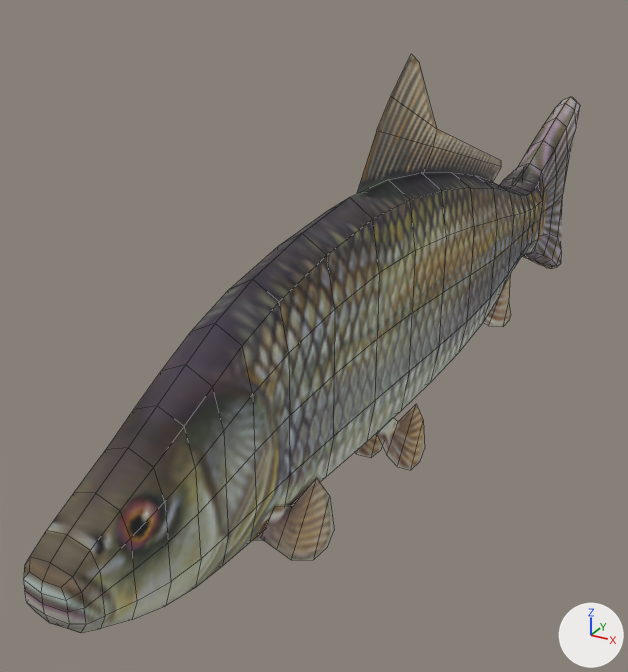
Renders of the FBX model OBJ/fish.fbx from each side of a commit.
Rendered twice from a 50 mm lens placed at (-1.12, -4.75, 2.55), pointed at (-3.05, -1.24, 0.79). The lights are fixed; the arrows at lower right show +X, +Y and +Z. Mesh edges are drawn as thin lines. Where no turn or scale is listed for an object, it has been applied to the vertices.

Names of what the first picture shows: 'fish'.
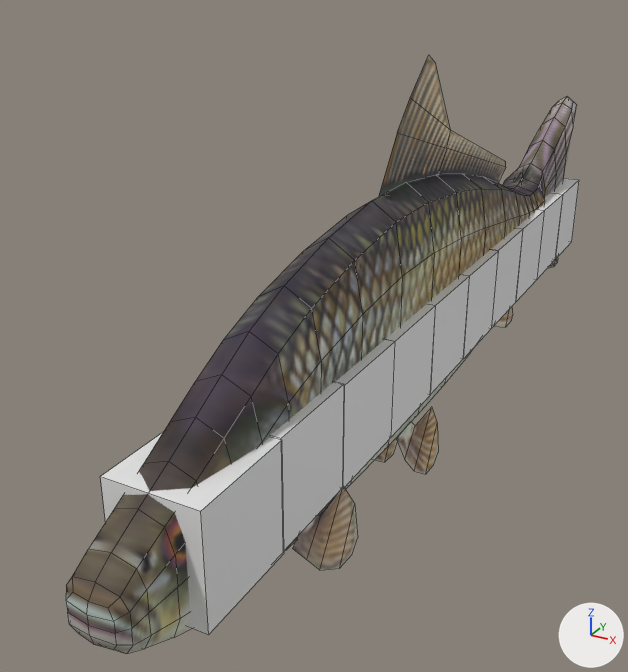
Where the newer file only moved an object's origin or applied its transform, the numbers keep the older frame.

Where the change shows, as pixel boxes [x1, y1, x2, y2] in the pictures (628 x 672 px):
'fish', mesh turned: before [23, 56, 580, 633]; after [66, 57, 577, 653]
'CubeA', added: after [100, 432, 284, 635]
'CubeB', added: after [270, 381, 344, 551]
'CubeC', added: after [336, 339, 395, 489]
'CubeD', added: after [386, 304, 436, 437]
'CubeE', added: after [427, 274, 470, 395]
'CubeF', added: after [462, 249, 499, 358]
'CubeG', added: after [492, 228, 523, 327]
'CubeH', added: after [516, 209, 545, 302]
'CubeI', added: after [537, 193, 563, 279]
'CubeJ', added: after [526, 178, 579, 258]

The change, as a list of edits to the scene's bpy script:
```text
Change me_cube:
    where me_cube.from_pydata(...)  # 373 vertices, 336 faces; spans x -0.13..0.3, y -0.25..4.81, z -0.77..1.32
    used by ob_fish; location = (-2.755, -3.133, 0.834)
    me_cube part 1: the whole mesh is turned 2.3 degrees about the z axis through its middle, then moved by (0.07, 0.0, 0.0)
Add me_cube_009:
    me_cube_009.from_pydata(...)  # a box spanning x -0.186..0.186, y 0.0..0.452, z -0.226..0.226
Add me_cube_005:
    me_cube_005.from_pydata(...)  # a box spanning x -0.186..0.186, y 0.0..0.452, z -0.226..0.226
Add me_cube_012:
    me_cube_012.from_pydata(...)  # a box spanning x -0.186..0.186, y 0.0..0.452, z -0.226..0.226
Add me_cube_008:
    me_cube_008.from_pydata(...)  # a box spanning x -0.186..0.186, y 0.0..0.452, z -0.226..0.226
Add me_cube_002:
    me_cube_002.from_pydata(...)  # a box spanning x -0.186..0.186, y 0.0..0.452, z -0.226..0.226
Add me_cube_001:
    me_cube_001.from_pydata(...)  # a box spanning x -0.186..0.186, y 0.0..0.452, z -0.226..0.226
Add ob_cubeg:
    ob_cubeg = bpy.data.objects.new('CubeG', me_cube_009)
    ob_cubeg.location = (-2.585, -0.371, 0.872)
Add ob_cubec:
    ob_cubec = bpy.data.objects.new('CubeC', me_cube_005)
    ob_cubec.location = (-2.585, -2.186, 0.872)
Add ob_cubeh:
    ob_cubeh = bpy.data.objects.new('CubeH', me_cube_009.copy())
    ob_cubeh.location = (-2.585, 0.084, 0.872)
Add ob_cubed:
    ob_cubed = bpy.data.objects.new('CubeD', me_cube_005.copy())
    ob_cubed.location = (-2.585, -1.733, 0.872)
Add ob_cubej:
    ob_cubej = bpy.data.objects.new('CubeJ', me_cube_012)
    ob_cubej.location = (-2.585, 0.992, 0.872)
Add ob_cubef:
    ob_cubef = bpy.data.objects.new('CubeF', me_cube_008)
    ob_cubef.location = (-2.585, -0.826, 0.872)
Add ob_cubei:
    ob_cubei = bpy.data.objects.new('CubeI', me_cube_009.copy())
    ob_cubei.location = (-2.585, 0.538, 0.872)
Add ob_cubee:
    ob_cubee = bpy.data.objects.new('CubeE', me_cube_008.copy())
    ob_cubee.location = (-2.585, -1.281, 0.872)
Add ob_cubeb:
    ob_cubeb = bpy.data.objects.new('CubeB', me_cube_002)
    ob_cubeb.location = (-2.587, -2.638, 0.877)
Add ob_cubea:
    ob_cubea = bpy.data.objects.new('CubeA', me_cube_001)
    ob_cubea.location = (-2.585, -3.091, 0.872)
```
